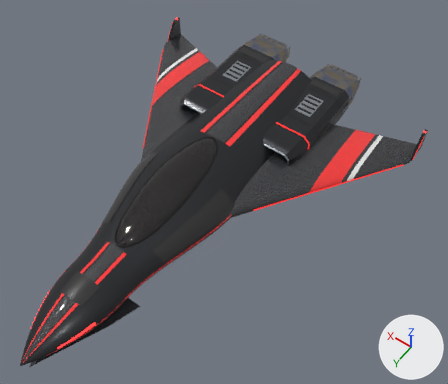
An edit to the glTF model assets/ships/hull_vector.glb, drawn before and after from the same camera.
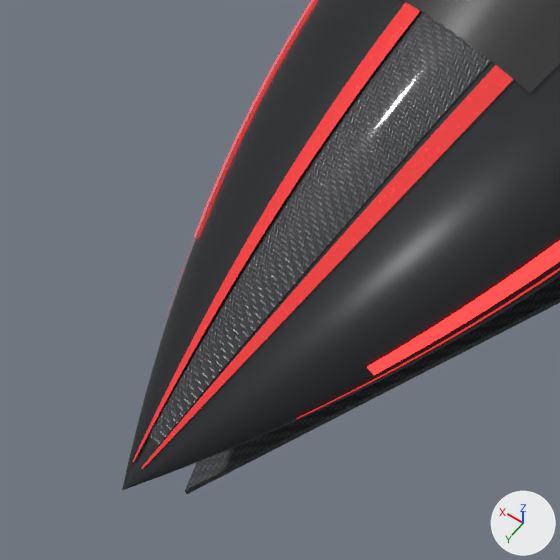
The first picture shows the older version from a 50 mm camera at (-4.03, 5.06, 7.79) aimed at (-0.52, 0.15, 0.08). The close-ups show the older and then the newer version on the part from 0% to 19% of the width and 76% to 98% of the height of that picture. Only the edits that show in the close-ups are written down. Lighting does not change. The marker at lower right points along +X, +Y and +Z. Where no turn or scale is listed for an object, it has been applied to the vertices.

Objects in the first close-up: 'Decal_Number_Nose', 'Fuselage_M_Carbon', 'Fuselage_M_CarbonSatin', 'Fuselage_Upper', 'Light_Nose_L', 'Livery_TwinStripe_L_Front', 'Livery_TwinStripe_R_Front' and 2 more.
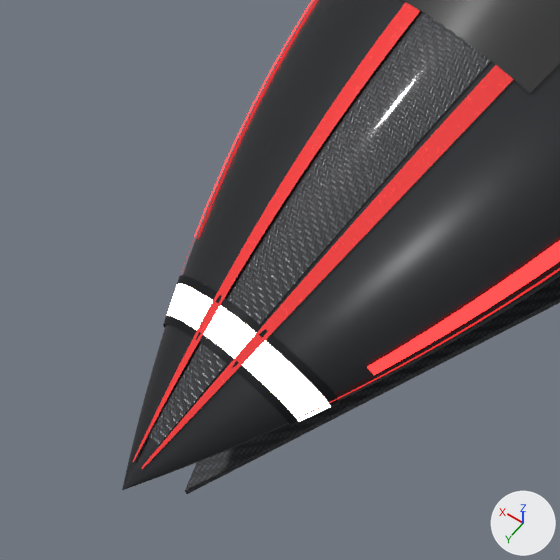
What changed in the scene script:
```text
Add mat_m_emissive_light_head:
    mat_m_emissive_light_head = principled_material('M_Emissive_Light_Head')
    mat_m_emissive_light_head.base_color = (0.0, 0.0, 0.0)  # black #000000
    mat_m_emissive_light_head.roughness = 0.4
    mat_m_emissive_light_head.emission_color = (1.0, 0.905, 0.791)  # pale yellow #fff4e6
    mat_m_emissive_light_head.emission_strength = 6.0
Add mat_m_lamphousing:
    mat_m_lamphousing = principled_material('M_LampHousing')
    mat_m_lamphousing.base_color = (0.0075, 0.00857, 0.011)  # black #15171b
    mat_m_lamphousing.metallic = 0.6
    mat_m_lamphousing.roughness = 0.45
Add me_light_head:
    me_light_head.from_pydata(...)  # 200 vertices, 312 faces; spans x -0.216..0.216, y 3.64..3.7, z -0.007..0.153
    me_light_head.materials.append(mat_m_emissive_light_head)  # black #000000, glowing pale yellow #fff4e6
Add me_headlight_frame_r:
    me_headlight_frame_r.from_pydata(...)  # 200 vertices, 312 faces; spans x -0.224..0.224, y 3.625..3.64, z -0.009..0.159
    me_headlight_frame_r.materials.append(mat_m_lamphousing)  # black #15171b
Add me_headlight_frame_f:
    me_headlight_frame_f.from_pydata(...)  # 200 vertices, 312 faces; spans x -0.186..0.186, y 3.7..3.715, z -0.008..0.132
    me_headlight_frame_f.materials.append(mat_m_lamphousing)  # black #15171b
Add ob_light_head:
    ob_light_head = bpy.data.objects.new('Light_Head', me_light_head)
    ob_light_head.location = (0.0, 0.0, 0.0)
Add ob_headlight_frame_r:
    ob_headlight_frame_r = bpy.data.objects.new('Headlight_Frame_R', me_headlight_frame_r)
    ob_headlight_frame_r.location = (0.0, 0.0, 0.0)
Add ob_headlight_frame_f:
    ob_headlight_frame_f = bpy.data.objects.new('Headlight_Frame_F', me_headlight_frame_f)
    ob_headlight_frame_f.location = (0.0, 0.0, 0.0)
```

Pixel boxes [x1, y1, x2, y2] of what changed, in the close-ups (560 x 560 px):
'Light_Head', added: after [167, 284, 331, 422]
'Headlight_Frame_R', added: after [177, 275, 339, 408]
'Headlight_Frame_F', added: after [163, 316, 298, 427]
